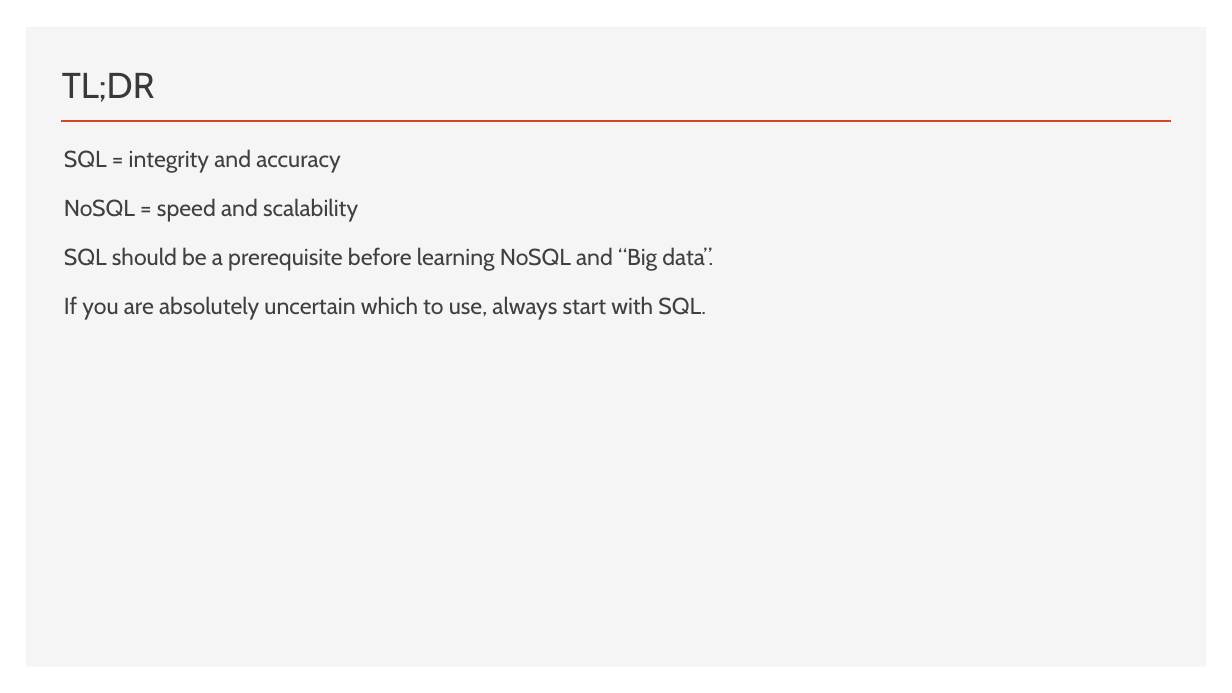
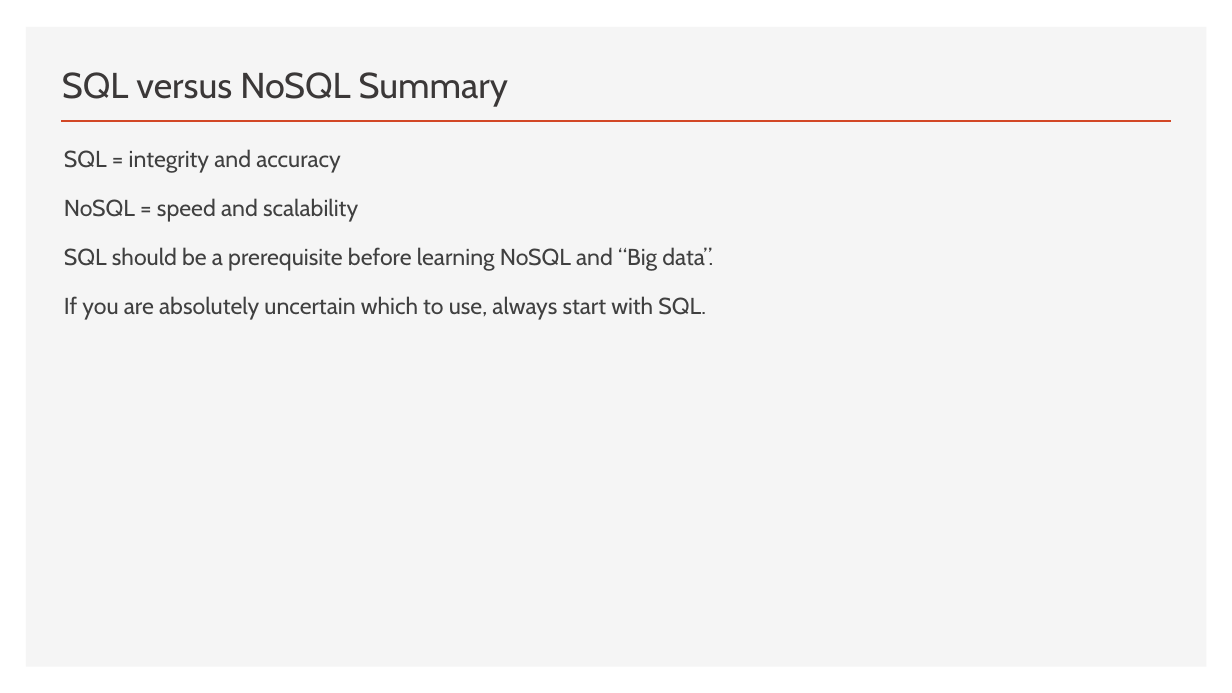
Before and after one commit to thomasnield/oreilly_sql_fundamentals_for_data, a slide deck: slide 17 of notes_and_slides/sql_fundamentals_slides.pptx (slide 16 before the commit). Drawn at 1232x693 pixels with LibreOffice and Linux fonts; fonts in the diff are those of the drawing. Boxes give left, top, right and bottom in pixels: in the first picture for what was removed or moved away, otherwise in the second. Text is boxed around its words. In the diff, an @@ line names an element or a change of style, - is before the commit and + after.

```diff
--- a/notes_and_slides/sql_fundamentals_slides.pptx
+++ b/notes_and_slides/sql_fundamentals_slides.pptx
@@ title at bbox=[62, 72, 508, 106]: text changed @@
-TL;DR
+SQL versus NoSQL Summary
```
Also in this commit, not shown: 9 other slides changed, 1 slide added, 1 other file.
